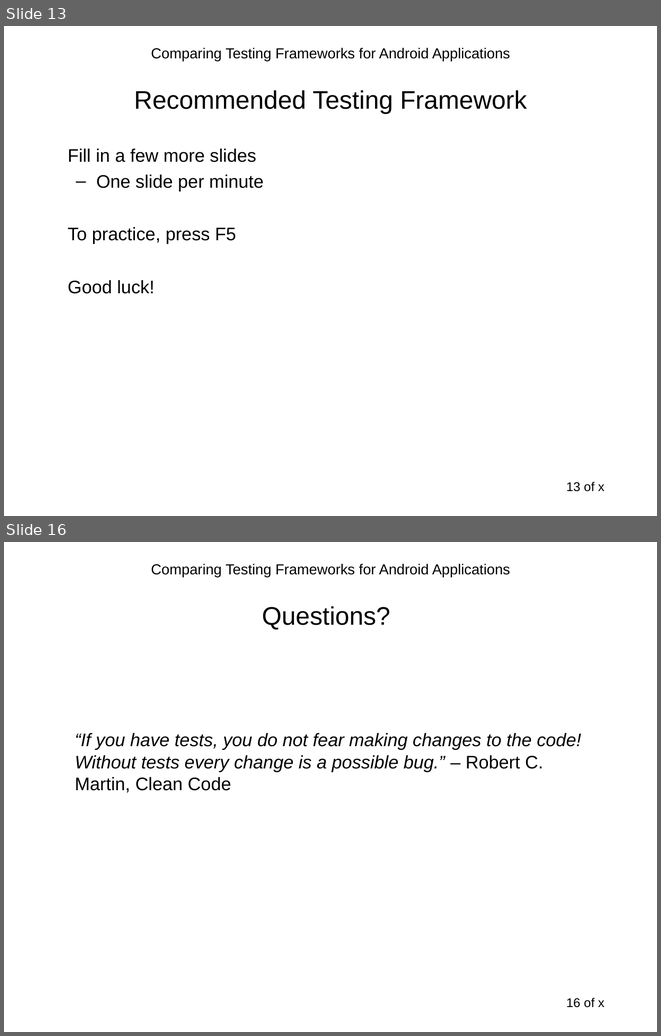
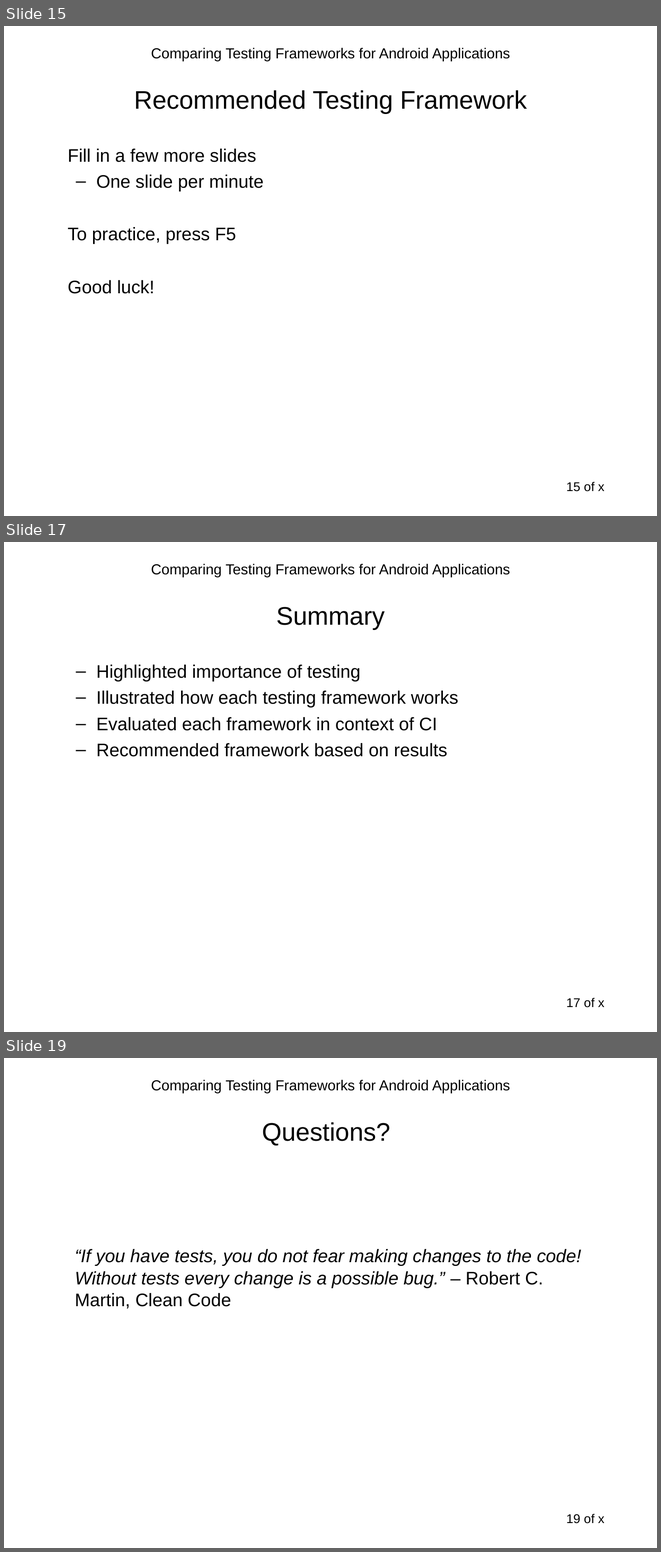
Before and after one commit to sahiljain/tpm, a slide deck: s44jain_tpm.ppt. Shown one above the other, each under a label of ours: slides 13 and 16 before the commit, slides 15, 17 and 19 after it; the slides between them are not shown. The pictures are 661x1036 and 661x1552 pixels, drawn with LibreOffice and Linux fonts; fonts in the diff are those of the drawing. Boxes give left, top, right and bottom in pixels: in the first picture for what was removed or moved away, otherwise in the second. Text is boxed around its words. In the diff, an @@ line names an element or a change of style, - is before the commit and + after.

```diff
--- a/s44jain_tpm.ppt
+++ b/s44jain_tpm.ppt
@@ slide 17 added at [4, 542, 657, 1032], background #FFFFFF; not listed: 2 template elements that a slide beside it also shows @@
@@ title added at [276, 607, 385, 629], 28 pt, text #000000 @@
+Summary
@@ text added at [96, 664, 458, 757], 20 pt, text #000000 @@
+  – Highlighted importance of testing
+  – Illustrated how each testing framework works
+  – Evaluated each framework in context of CI
+  – Recommended framework based on results
@@ what was slide 13 is now slide 15 @@
@@ page number at [566, 481, 604, 491]: text changed @@
-13 of x
+15 of x
@@ what was slide 16 is now slide 19 @@
@@ page number at [566, 1513, 604, 1523]: text changed @@
-16 of x
+19 of x
```
Also in this commit, not shown: 8 slides changed, 3 other slides added, 1 slide removed.
